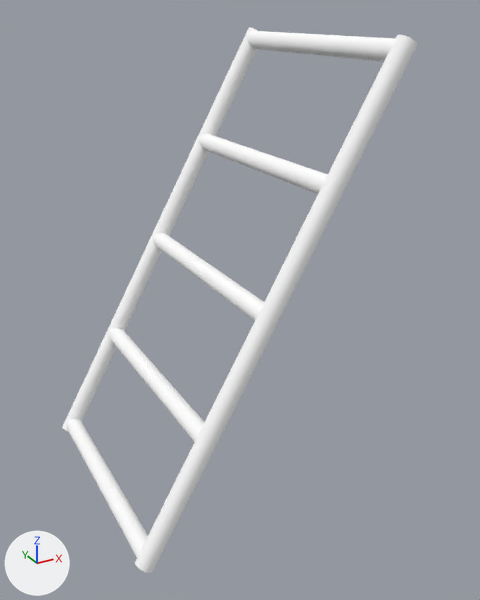
The Blender file blend/apollol3.blend as it was, and as the next commit left it.
Rendered twice from a 50 mm camera at (-17.44, -9.24, 9.95) aimed at (-12.59, -0.43, 5.54). The lights are fixed; the arrows at lower left show +X, +Y and +Z.

Before the edit, the objects in view are built like this:
```python
me_colobotmesh = bpy.data.meshes.new('ColobotMesh_')
me_colobotmesh.from_pydata(...)  # 449 vertices, 577 faces; spans x -15.21..-10.8, y 2.29..9.63, z -2.15..2.15
me_colobotmesh.materials.append(mat_colobotmesh_mat_1)  # its picture is missing
ob_colobotmesh_1 = bpy.data.objects.new('ColobotMesh_1', me_colobotmesh)
ob_colobotmesh_1.location = (0.0, 0.0, 0.0)
ob_colobotmesh_1.rotation_euler = (1.571, 0.0, 0.0)  # degrees (90, 0, 0)
```
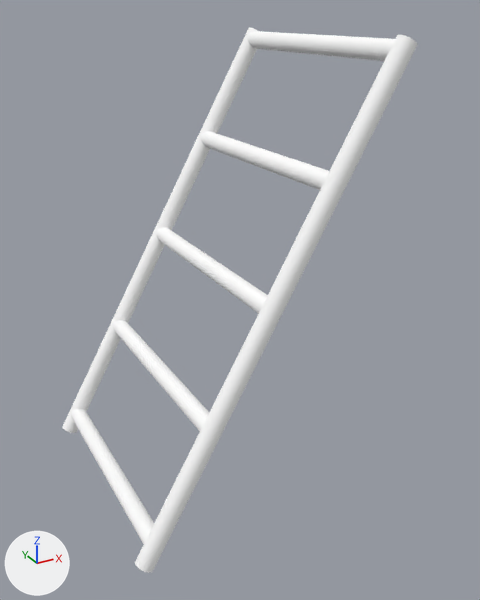
Edits to the bpy script that builds the scene:
```text
Change me_colobotmesh:
    used by ob_colobotmesh_1; location = (0.0, 0.0, 0.0); rotation_euler = (1.571, 0.0, 0.0), in degrees (90, 0, 0)
    remove me_colobotmesh.from_pydata(...)  # 449 vertices, 577 faces; spans x -15.21..-10.8, y 2.29..9.63, z -2.15..2.15
    add me_colobotmesh.from_pydata(...)  # 66 vertices, 70 faces; spans x -15.21..-10.8, y 2.29..9.63, z -2.15..-1.85
    me_colobotmesh part 1: the loose piece of 64 vertices spanning x -13.15..-12.85, y 5.81..6.11, z -2.0..2.0 is deleted
    me_colobotmesh part 2: the loose piece of 64 vertices spanning x -14.15..-13.85, y 4.08..4.38, z -2.0..2.0 is deleted
    me_colobotmesh part 3: the loose piece of 64 vertices spanning x -12.15..-11.85, y 7.54..7.84, z -2.0..2.0 is deleted
    me_colobotmesh part 4
    191 vertices are removed from x -15.21..-10.8, y 2.29..9.63, z -2.0..2.15
    373 faces are deleted
    58 new faces join them
Add me_colobotmesh__003:
    me_colobotmesh__003.from_pydata(...)  # 48 vertices, 24 faces; spans x -11.15..-10.86, y 9.28..9.57, z -2.0..2.0
    me_colobotmesh__003.materials.append(mat_colobotmesh_mat_1)  # its picture is missing
Change ob_colobotmesh_1:
    add _m = ob_colobotmesh_1.modifiers.new('Mirror', 'MIRROR')
    add _m.use_axis = (False, False, True)
Add ob_colobotmesh_1_001:
    ob_colobotmesh_1_001 = bpy.data.objects.new('ColobotMesh_1.001', me_colobotmesh__003)
    ob_colobotmesh_1_001.location = (0.0, 0.0, 0.0)
    ob_colobotmesh_1_001.rotation_euler = (1.571, 0.0, 0.0)  # degrees (90, 0, 0)
    _m = ob_colobotmesh_1_001.modifiers.new('Array', 'ARRAY')
    _m.count = 5
    _m.constant_offset_displace = (0.0, 0.0, 0.0)
    _m.relative_offset_displace = (-3.341, -5.785, 0.0)
```

Location of each change, [x1, y1, x2, y2] in pixels of the pictures (480 x 600 px):
'ColobotMesh_1', reshaped, modifiers changed
    both: [62, 27, 418, 573]
'ColobotMesh_1.001', added
    after: [71, 31, 395, 544]
part 1 of me_colobotmesh, deleted
    before: [152, 233, 264, 321]
part 2 of me_colobotmesh, deleted
    before: [108, 328, 204, 442]
part 3 of me_colobotmesh, deleted
    before: [198, 134, 328, 194]
part 4 of me_colobotmesh, cut back
    before: [66, 31, 397, 560]
    after: [66, 37, 397, 560]
